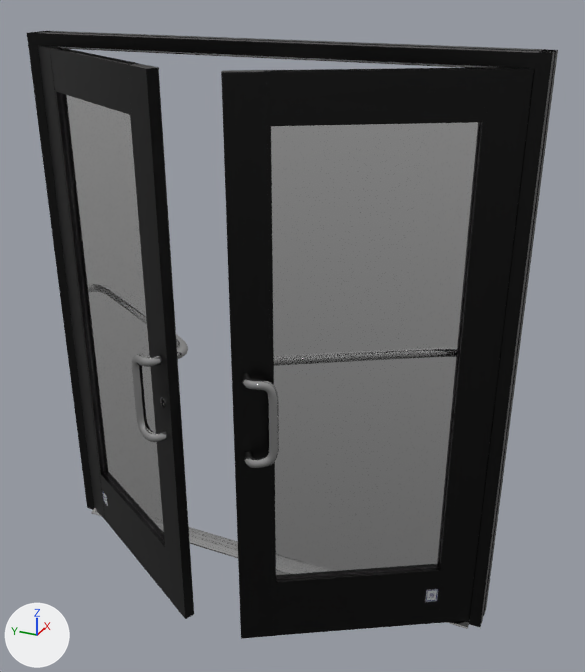
Before and after pictures for a commit that changed the glTF model D500/Framed/D500 Pairs/Framed_D500_Pair_Animated_DU.glb.
Camera for both pictures: a 50 mm camera at (-2.62, -2.23, 2.41) aimed at (-0.13, -1.11, 1.17). The lights are fixed; the arrows at lower left show +X, +Y and +Z. The first picture is the older version. Both versions are drawn at frame 32 of the action 'Animation'; the numbers are the values there.

Objects in the first picture: 'BézierCurve.001', 'BézierCurve.002', 'D500', 'D500.001', 'D500.010', 'D500.012', 'D500.016', 'D500.025', 'D500.026', 'D500.027', 'D500.029', 'NurbsPath.001', 'PROFILE_curve_.008', 'PROFILE_curve_.016', 'PROFILE_curve_.019', 'PROFILE_curve_.023' and 12 more.
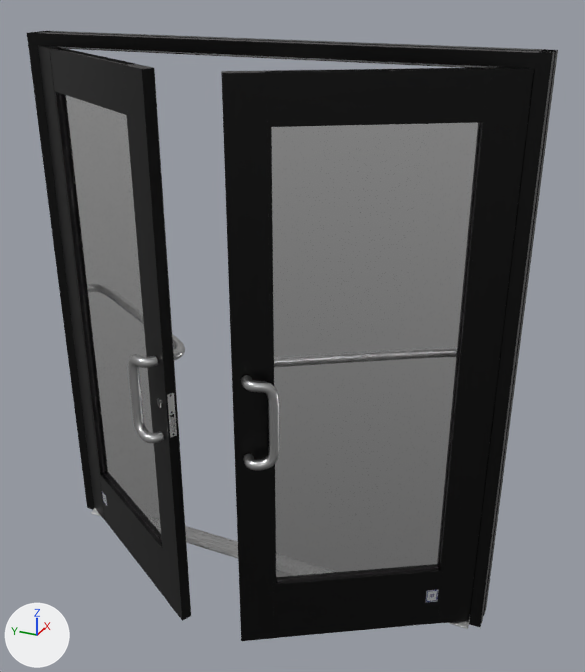
What differs and where, as boxes [x1, y1, x2, y2] in the pictures (585 x 672 px):
'D500.029', turned: before [271, 122, 480, 579]; after [271, 123, 480, 581]
'D500.016', turned: before [61, 93, 164, 539]; after [61, 94, 162, 541]
'D500.025', turned: before [221, 70, 277, 639]; after [221, 71, 277, 641]
'D500.001', turned: before [435, 67, 534, 623]; after [435, 67, 534, 624]
'D500.010', turned: before [126, 63, 194, 619]; after [122, 64, 191, 621]
'D500.027', turned: before [270, 67, 488, 126]; after [270, 68, 488, 127]
'D500.026', turned: before [276, 568, 440, 635]; after [276, 568, 440, 638]
'D500', turned: [38, 46, 106, 521] in both
'D500.012', turned: before [51, 48, 138, 115]; after [51, 48, 135, 115]
'D500.011', turned: before [101, 473, 169, 598]; after [100, 473, 167, 600]
'BézierCurve.002', surface changed, turned: before [241, 373, 279, 468]; after [241, 375, 280, 471]
'BézierCurve.001', surface changed, turned: before [132, 354, 167, 442]; after [128, 354, 164, 443]
'D500.002', turned: before [55, 48, 104, 470]; after [55, 48, 104, 473]
'D500.017', turned: before [439, 68, 488, 561]; after [439, 68, 489, 562]
'NurbsPath.001', surface changed, turned (mostly hidden): before [176, 334, 188, 359]; after [172, 334, 185, 361]
'Cube.009', added: after [167, 393, 177, 437]
'D500.022', turned: before [276, 567, 439, 580]; after [276, 568, 436, 582]
'D500.028', turned: before [425, 589, 438, 602]; after [425, 589, 439, 603]
'D500.007', turned: before [104, 473, 165, 542]; after [104, 474, 162, 542]
'D500.015', turned: before [160, 397, 166, 407]; after [157, 398, 163, 408]
'D500.013', turned: before [103, 492, 108, 506]; after [102, 491, 107, 506]

Edits to the bpy script that builds the scene:
```text
Change mat_saddle_002:
    mat_saddle_002.roughness: 0.05 -> 0.35
Add mat_material_001:
    mat_material_001 = principled_material('Material.001')
    mat_material_001.base_color = (0.8, 0.8, 0.8)  # white #e7e7e7
    mat_material_001.metallic = 1.0
    mat_material_001.roughness = 0.2
Add mat_finish_001:
    mat_finish_001 = principled_material('Finish.001')
    mat_finish_001.base_color = (1.0, 1.0, 1.0)  # white #ffffff
    mat_finish_001.metallic = 1.0
    mat_finish_001.roughness = 0.4
Add me_cube_004:
    me_cube_004.from_pydata(...)  # 1318 vertices, 2612 faces; spans x -0.029..0.035, y -0.013..0.013, z -0.09..0.085
    # faces by material slot: [1404, 1208]
    me_cube_004.materials.append(mat_finish_001)  # white #ffffff
    me_cube_004.materials.append(mat_material_001)  # white #e7e7e7
Change ob_d500:
    ob_d500.rotation_euler: (0.0, 0.0, -0.527) -> (0.0, 0.0, -0.543)  # degrees (0, 0, -30) -> degrees (0, 0, -31)
Change ob_d500_001:
    ob_d500_001.rotation_euler: (0.0, 3.142, 0.527) -> (0.0, 3.142, 0.543)  # degrees (0, 180, 30) -> degrees (0, 180, 31)
Add ob_cube_009:
    ob_cube_009 = bpy.data.objects.new('Cube.009', me_cube_004)
    ob_cube_009.parent = ob_d500
    ob_cube_009.location = (0.0195, -0.879, 0.944)
    ob_cube_009.rotation_euler = (0.0, 0.0, -1.571)  # degrees (0, 0, -90)
```
